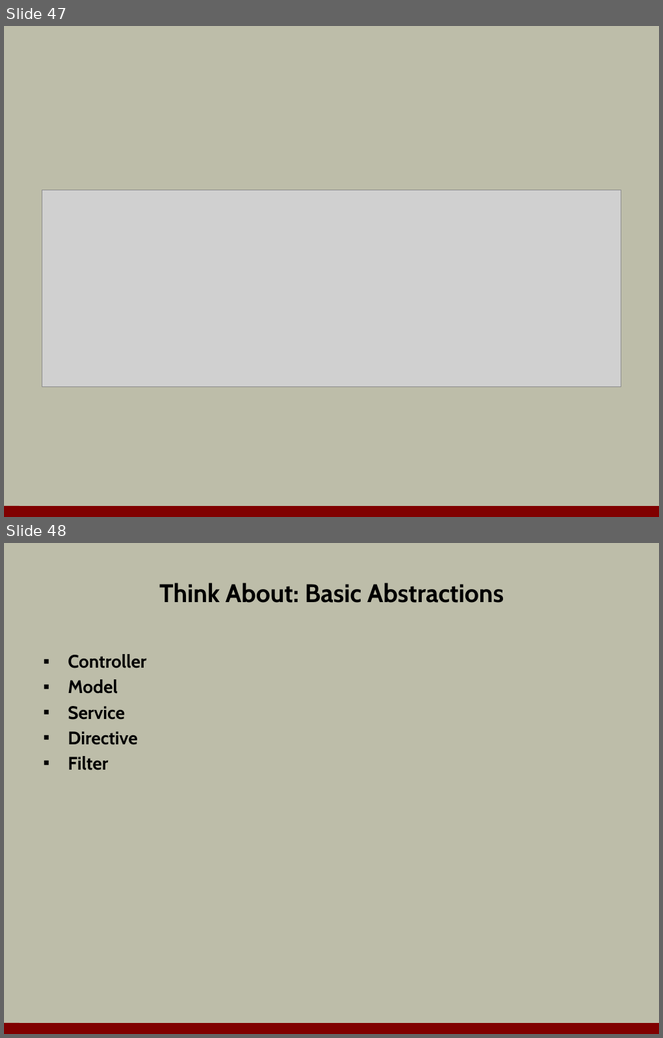
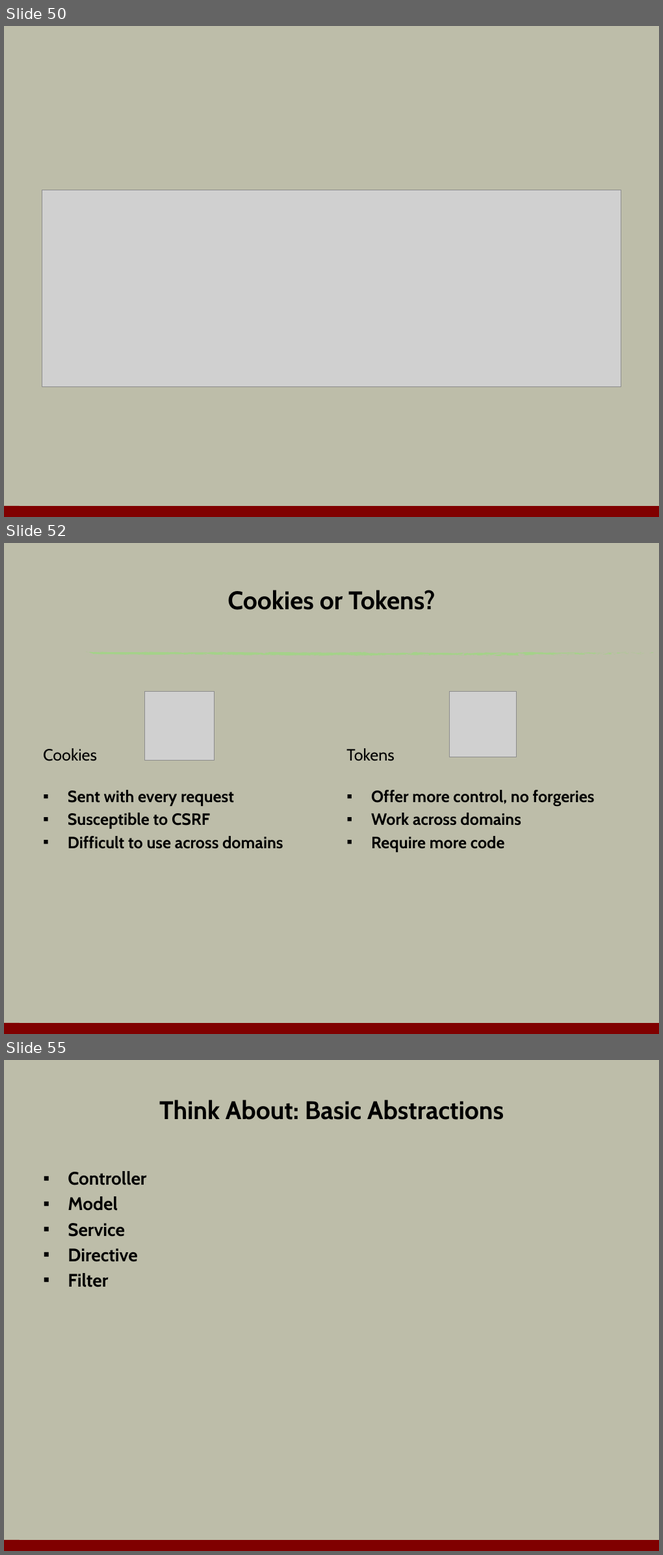
Before and after one commit to OdeToCode/classes, a slide deck: angularjs/slides/09_pratices.pptx. Shown one above the other, each under a label of ours: slides 47 and 48 before the commit, slides 50, 52 and 55 after it; the slides between them are not shown. The pictures are 663x1038 and 663x1555 pixels, drawn with LibreOffice and Linux fonts; fonts in the diff are those of the drawing; grey boxes stand for pictures; background and template pictures are left out. Boxes give left, top, right and bottom in pixels: in the first picture for what was removed or moved away, otherwise in the second. Text is boxed around its words. In the diff, an @@ line names an element or a change of style, - is before the commit and + after.

```diff
--- a/angularjs/slides/09_pratices.pptx
+++ b/angularjs/slides/09_pratices.pptx
@@ slide 52 added at [4, 543, 659, 1034], background #BDBDA9; not listed: 1 template element that a slide beside it also shows @@
@@ title added at [228, 590, 436, 610], 28 pt, text #000000, bold @@
+Cookies or Tokens?
@@ group added at [86, 652, 654, 656]: 74 freeform shapes @@
@@ picture added at [145, 692, 215, 761] @@
@@ picture added at [450, 692, 516, 757] @@
@@ text added at [43, 748, 97, 761], 18 pt, text #000000 @@
+Cookies
@@ text added at [347, 748, 394, 761], 18 pt, text #000000 @@
+Tokens
@@ text added at [68, 790, 283, 849], 18 pt, text #000000, bold @@
+▪ Sent with every request
+▪ Susceptible to CSRF
+▪ Difficult to use across domains
@@ text added at [371, 790, 595, 852], 18 pt, text #000000, bold @@
+▪ Offer more control, no forgeries
+▪ Work across domains
+▪ Require more code
@@ what was slide 47 is now slide 50 @@
@@ what was slide 48 is now slide 55 @@
```
Also in this commit, not shown: 1 slide changed, 6 other slides added.
